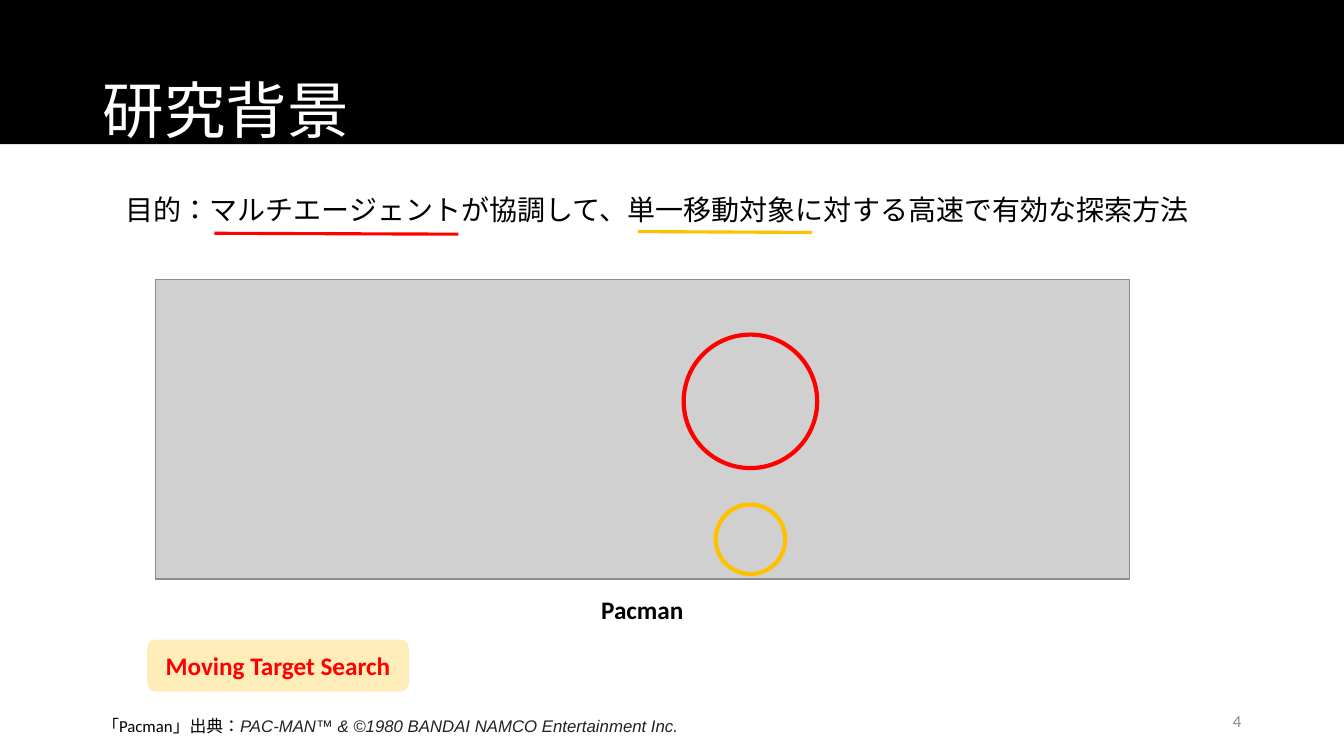
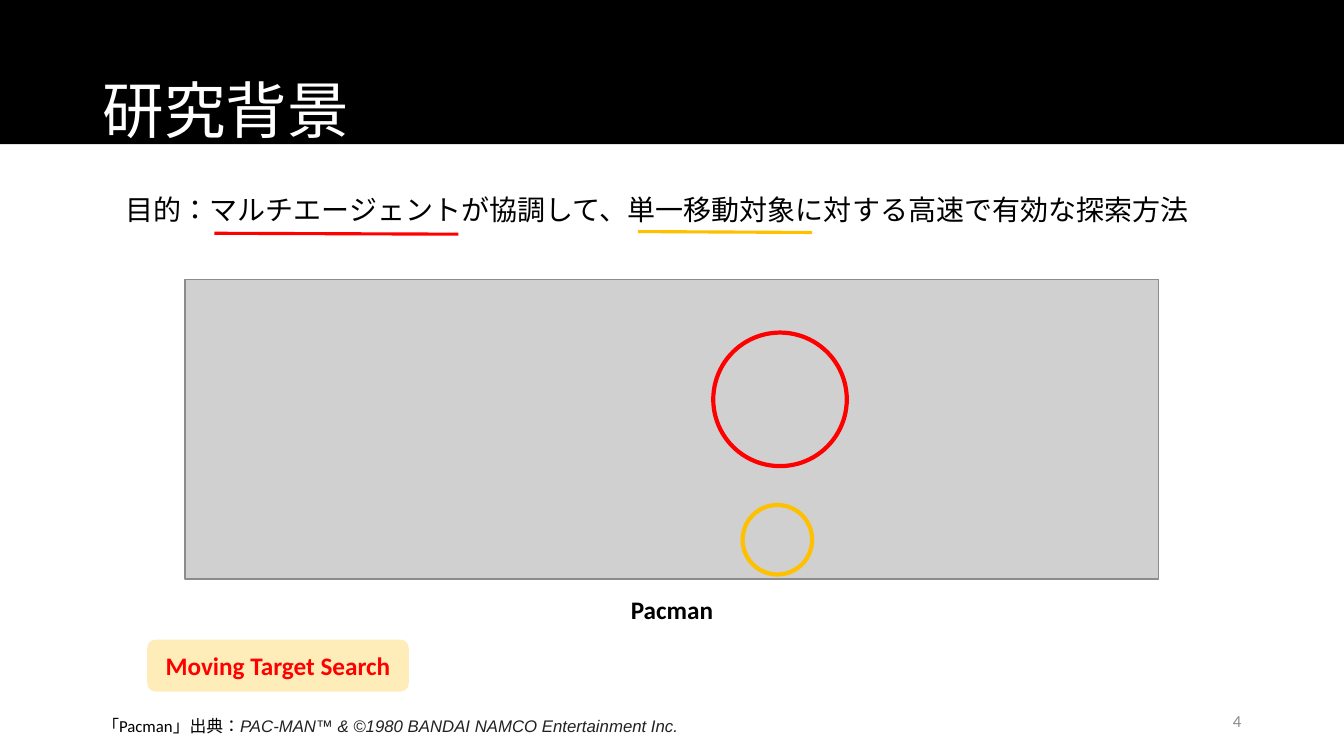
Before and after one commit to namidairo777/xiao_multiagent, a slide deck: slide 4 of documents/情報処理学会TANGXIAO_20170312.pptx. Drawn at 1344x756 pixels with LibreOffice and Linux fonts; fonts in the diff are those of the drawing; grey boxes stand for pictures. Boxes give left, top, right and bottom in pixels: in the first picture for what was removed or moved away, otherwise in the second. Text is boxed around its words. In the diff, an @@ line names an element or a change of style, - is before the commit and + after.

```diff
--- a/documents/情報処理学会TANGXIAO_20170312.pptx
+++ b/documents/情報処理学会TANGXIAO_20170312.pptx
@@ 1 picture, 1 text, 1 ellipse: place and size @@
-1 picture, 1 text, 1 ellipse at <box>155,279,1129,619</box>
+1 picture, 1 text, 1 ellipse at <box>186,279,1159,619</box>
@@ ellipse: place and size @@
-ellipse at <box>716,504,785,574</box>
+ellipse at <box>743,505,813,575</box>
```
Also in this commit, not shown: 3 other slides changed.
